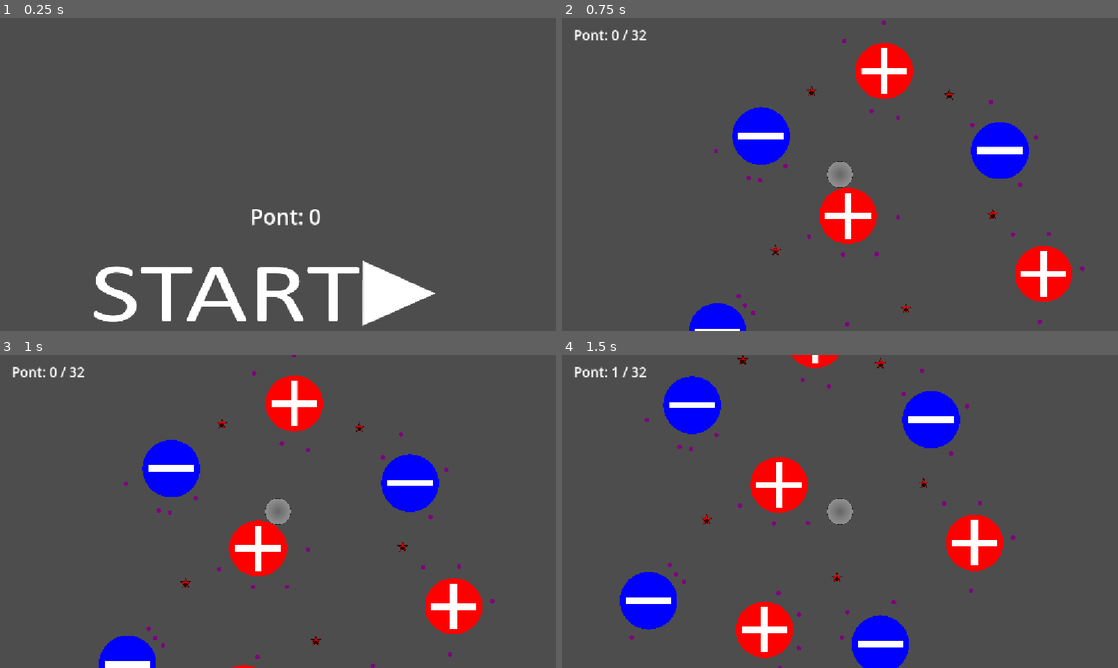
Above: before the commit, frames 1-4 (two rows, left to right).
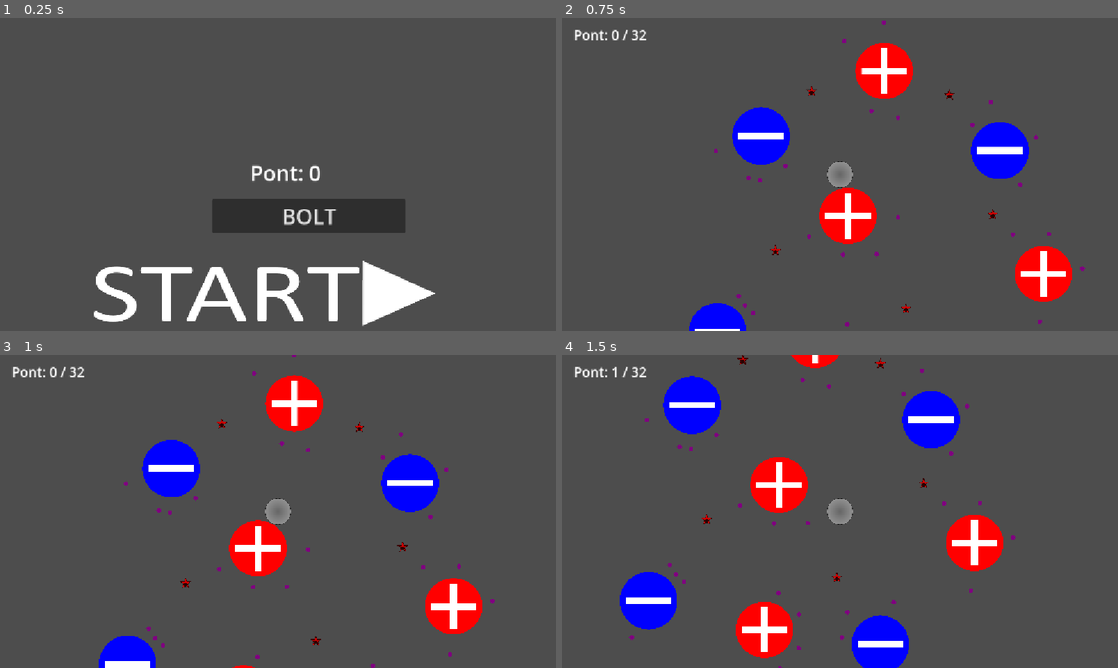
Above: after the commit, the same moments.

Repository: KendeTelbisz/godot_game
Game: Godot game, scene res://scenes/MainMenu.tscn
The game is run twice, just before and just after one commit, with the same random seed, the same clock (stepped at 60 frames per second) and the same inputs.
Inputs (mouse positions are in pixels of both pictures, inside the frame that each line leads up to):
- Up to frame 1 (0.25 s): no input
- Up to frame 2 (0.75 s): click (823, 293) at 0.5 s
- Up to frame 3 (1 s): no input
- Up to frame 4 (1.5 s): hold D (move_right) from 1.28 s (still down); hold Space (toggle_polarity) from 1.28 s (still down)

The runs differ from the first frame. In frame 1, 4.0% of the frame differs, in the area x 38-73%, y 46-69%; in frame 2, nothing differs; in frame 3, nothing differs; in frame 4, nothing differs.

Commit message:
Implement shop system with UI and functionality for upgrading player stats

Diff:
--- a/game/scenes/MainMenu.tscn
+++ b/game/scenes/MainMenu.tscn
@@ -32,11 +32,21 @@
 [node name="ScoreLabel" type="Label" parent="."]
 layout_mode = 0
 offset_left = 178.0
-offset_top = 380.0
+offset_top = 290.0
 offset_right = 1006.0
-offset_bottom = 450.0
+offset_bottom = 360.0
 theme_override_font_sizes/font_size = 44
 text = "Pont: 0"
 horizontal_alignment = 1
 
+[node name="ShopButton" type="Button" parent="."]
+layout_mode = 0
+offset_left = 440.0
+offset_top = 375.0
+offset_right = 840.0
+offset_bottom = 445.0
+theme_override_font_sizes/font_size = 44
+text = "BOLT"
+
 [connection signal="pressed" from="Button" to="Button" method="_on_pressed"]
+[connection signal="pressed" from="ShopButton" to="." method="_on_shop_pressed"]
--- /dev/null
+++ b/game/scenes/SHOP.tscn
@@ -0,0 +1,220 @@
+[gd_scene format=3 uid="uid://e5yyftesxbys"]
+
+[ext_resource type="Script" uid="uid://dlthqr0dytr4e" path="res://scripts/shop.gd" id="1_shop"]
+
+[node name="Control" type="Control" unique_id=739134528]
+layout_mode = 3
+anchors_preset = 15
+anchor_right = 1.0
+anchor_bottom = 1.0
+grow_horizontal = 2
+grow_vertical = 2
+script = ExtResource("1_shop")
+
+[node name="Background" type="ColorRect" parent="." unique_id=1346171620]
+layout_mode = 1
+anchors_preset = 15
+anchor_right = 1.0
+anchor_bottom = 1.0
+grow_horizontal = 2
+grow_vertical = 2
+color = Color(0.043137256, 0.05490196, 0.09411765, 1)
+
+[node name="TitleLabel" type="Label" parent="." unique_id=409632692]
+layout_mode = 0
+offset_left = 176.0
+offset_top = 12.0
+offset_right = 976.0
+offset_bottom = 92.0
+theme_override_colors/font_color = Color(0.9254902, 0.9529412, 1, 1)
+theme_override_font_sizes/font_size = 64
+text = "BOLT"
+horizontal_alignment = 1
+
+[node name="PointsLabel" type="Label" parent="." unique_id=1259331479]
+layout_mode = 0
+offset_left = 176.0
+offset_top = 96.0
+offset_right = 976.0
+offset_bottom = 142.0
+theme_override_colors/font_color = Color(0.6509804, 0.8156863, 1, 1)
+theme_override_font_sizes/font_size = 32
+text = "Pont: 0"
+horizontal_alignment = 1
+
+[node name="Items" type="Control" parent="." unique_id=214039135]
+anchors_preset = 0
+offset_top = 150.0
+offset_right = 1152.0
+offset_bottom = 494.0
+
+[node name="Item0" type="Control" parent="Items" unique_id=2004579258]
+anchors_preset = 0
+offset_right = 1152.0
+offset_bottom = 80.0
+
+[node name="NameLabel" type="Label" parent="Items/Item0" unique_id=1910208711]
+layout_mode = 0
+offset_left = 80.0
+offset_top = 8.0
+offset_right = 700.0
+offset_bottom = 72.0
+theme_override_colors/font_color = Color(0.9254902, 0.9529412, 1, 1)
+theme_override_font_sizes/font_size = 30
+text = "Gyorsaság (szint 0)"
+vertical_alignment = 1
+
+[node name="PriceLabel" type="Label" parent="Items/Item0" unique_id=92041592]
+layout_mode = 0
+offset_left = 720.0
+offset_top = 8.0
+offset_right = 880.0
+offset_bottom = 72.0
+theme_override_colors/font_color = Color(0.96862745, 0.8509804, 0.3647059, 1)
+theme_override_font_sizes/font_size = 27
+text = "10 pont"
+horizontal_alignment = 1
+vertical_alignment = 1
+
+[node name="BuyButton" type="Button" parent="Items/Item0" unique_id=2014080380]
+layout_mode = 0
+offset_left = 900.0
+offset_top = 4.0
+offset_right = 1070.0
+offset_bottom = 76.0
+theme_override_font_sizes/font_size = 27
+text = "Vásárlás"
+
+[node name="Item1" type="Control" parent="Items" unique_id=4599141]
+anchors_preset = 0
+offset_top = 88.0
+offset_right = 1152.0
+offset_bottom = 168.0
+
+[node name="NameLabel" type="Label" parent="Items/Item1" unique_id=1526838547]
+layout_mode = 0
+offset_left = 80.0
+offset_top = 8.0
+offset_right = 700.0
+offset_bottom = 72.0
+theme_override_colors/font_color = Color(0.9254902, 0.9529412, 1, 1)
+theme_override_font_sizes/font_size = 30
+text = "Ugrás (szint 0)"
+vertical_alignment = 1
+
+[node name="PriceLabel" type="Label" parent="Items/Item1" unique_id=938914846]
+layout_mode = 0
+offset_left = 720.0
+offset_top = 8.0
+offset_right = 880.0
+offset_bottom = 72.0
+theme_override_colors/font_color = Color(0.96862745, 0.8509804, 0.3647059, 1)
+theme_override_font_sizes/font_size = 27
+text = "10 pont"
+horizontal_alignment = 1
+vertical_alignment = 1
+
+[node name="BuyButton" type="Button" parent="Items/Item1" unique_id=901087018]
+layout_mode = 0
+offset_left = 900.0
+offset_top = 4.0
+offset_right = 1070.0
+offset_bottom = 76.0
+theme_override_font_sizes/font_size = 27
+text = "Vásárlás"
+
+[node name="Item2" type="Control" parent="Items" unique_id=816826164]
+anchors_preset = 0
+offset_top = 176.0
+offset_right = 1152.0
+offset_bottom = 256.0
+
+[node name="NameLabel" type="Label" parent="Items/Item2" unique_id=159114227]
+layout_mode = 0
+offset_left = 80.0
+offset_top = 8.0
+offset_right = 700.0
+offset_bottom = 72.0
+theme_override_colors/font_color = Color(0.9254902, 0.9529412, 1, 1)
+theme_override_font_sizes/font_size = 30
+text = "Mágnes erő (szint 0)"
+vertical_alignment = 1
+
+[node name="PriceLabel" type="Label" parent="Items/Item2" unique_id=813055556]
+layout_mode = 0
+offset_left = 720.0
+offset_top = 8.0
+offset_right = 880.0
+offset_bottom = 72.0
+theme_override_colors/font_color = Color(0.96862745, 0.8509804, 0.3647059, 1)
+theme_override_font_sizes/font_size = 27
+text = "15 pont"
+horizontal_alignment = 1
+vertical_alignment = 1
+
+[node name="BuyButton" type="Button" parent="Items/Item2" unique_id=121050393]
+layout_mode = 0
+offset_left = 900.0
+offset_top = 4.0
+offset_right = 1070.0
+offset_bottom = 76.0
+theme_override_font_sizes/font_size = 27
+text = "Vásárlás"
+
+[node name="Item3" type="Control" parent="Items" unique_id=1708857987]
+anchors_preset = 0
+offset_top = 264.0
+offset_right = 1152.0
+offset_bottom = 344.0
+
+[node name="NameLabel" type="Label" parent="Items/Item3" unique_id=1403498824]
+layout_mode = 0
+offset_left = 80.0
+offset_top = 8.0
+offset_right = 700.0
+offset_bottom = 72.0
+theme_override_colors/font_color = Color(0.9254902, 0.9529412, 1, 1)
+theme_override_font_sizes/font_size = 30
+text = "Mágnes sebesség (szint 0)"
+vertical_alignment = 1
+
+[node name="PriceLabel" type="Label" parent="Items/Item3" unique_id=659151930]
+layout_mode = 0
+offset_left = 720.0
+offset_top = 8.0
+offset_right = 880.0
+offset_bottom = 72.0
+theme_override_colors/font_color = Color(0.96862745, 0.8509804, 0.3647059, 1)
+theme_override_font_sizes/font_size = 27
+text = "15 pont"
+horizontal_alignment = 1
+vertical_alignment = 1
+
+[node name="BuyButton" type="Button" parent="Items/Item3" unique_id=1847223106]
+layout_mode = 0
+offset_left = 900.0
+offset_top = 4.0
+offset_right = 1070.0
+offset_bottom = 76.0
+theme_override_font_sizes/font_size = 27
+text = "Vásárlás"
+
+[node name="MessageLabel" type="Label" parent="." unique_id=1123656086]
+layout_mode = 0
+offset_left = 176.0
+offset_top = 498.0
+offset_right = 976.0
+offset_bottom = 544.0
+theme_override_colors/font_color = Color(0.5058824, 1, 0.5647059, 1)
+theme_override_font_sizes/font_size = 28
+horizontal_alignment = 1
+vertical_alignment = 1
+
+[node name="BackButton" type="Button" parent="." unique_id=1918839728]
+layout_mode = 0
+offset_left = 60.0
+offset_top = 552.0
+offset_right = 280.0
+offset_bottom = 620.0
+theme_override_font_sizes/font_size = 32
+text = "Vissza"
--- a/game/scenes/node_2d.tscn
+++ b/game/scenes/node_2d.tscn
@@ -14,9 +14,9 @@
 [node name="Node2D" type="Node2D" unique_id=2050736834]
 script = ExtResource("8_game")
 
-[node name="HUD" type="CanvasLayer" parent="."]
+[node name="HUD" type="CanvasLayer" parent="." unique_id=1268172627]
 
-[node name="PointsLabel" type="Label" parent="HUD"]
+[node name="PointsLabel" type="Label" parent="HUD" unique_id=309389622]
 offset_left = 24.0
 offset_top = 16.0
 offset_right = 420.0
--- a/game/scripts/game_data.gd
+++ b/game/scripts/game_data.gd
@@ -9,6 +9,12 @@
 	return {
 		"points": 0,
 		"deaths": 0,
+		"shop": {
+			"speed": 0,
+			"jump": 0,
+			"magnet_force": 0,
+			"magnet_speed": 0
+		},
 		"player": {
 			"speed": 700.0,
 			"acceleration": 6000.0,
@@ -79,6 +85,33 @@
 	save()
 
 
+static func spend_points(amount: int) -> bool:
+	if amount <= 0 or amount > get_points():
+		return false
+	data()["points"] = get_points() - amount
+	save()
+	return true
+
+
+static func get_shop_level(id: String) -> int:
+	var shop: Dictionary = data().get("shop", {})
+	return int(shop.get(id, 0))
+
+
+static func add_shop_level(id: String) -> void:
+	var shop: Dictionary = data().get("shop", {})
+	shop[id] = int(shop.get(id, 0)) + 1
+	data()["shop"] = shop
+	save()
+
+
+static func add_player_stat(key: String, amount: float) -> void:
+	var stats: Dictionary = data().get("player", {})
+	stats[key] = float(stats.get(key, 0.0)) + amount
+	data()["player"] = stats
+	save()
+
+
 static func apply_player_stats(player: Node) -> void:
 	var stats: Dictionary = data().get("player", {})
 	for key in stats:
--- a/game/scripts/menu.gd
+++ b/game/scripts/menu.gd
@@ -8,3 +8,7 @@
 func _ready() -> void:
 	GameData.reload()
 	score_label.text = "Pont: %d" % GameData.get_points()
+
+
+func _on_shop_pressed() -> void:
+	get_tree().change_scene_to_file("res://scenes/SHOP.tscn")
--- a/game/scripts/player.gd
+++ b/game/scripts/player.gd
@@ -23,6 +23,7 @@
 @export var max_magnetic_speed: float = 2500.0
 @export var magnet_contact_tolerance: float = 24.0
 
+@onready var PolarityCh := $AudioStreamPlayer2D
 @onready var magnet_sensor: Area2D = get_node_or_null("magnetSensor")
 
 var points: int = 0
@@ -36,14 +37,18 @@
 	points += 1
 
 
+
 func _unhandled_input(event: InputEvent) -> void:
 	if event.is_action_pressed("toggle_polarity"):
 		if current_polarity == Polarity.NORTH:
 			current_polarity = Polarity.SOUTH
 			print("Pólus váltva: DÉL (SOUTH)")
+			PolarityCh.play()
+
 		else:
 			current_polarity = Polarity.NORTH
 			print("Pólus váltva: ÉSZAK (NORTH)")
+			PolarityCh.play()
 
 
 func _physics_process(delta: float) -> void:
--- /dev/null
+++ b/game/scripts/shop.gd
@@ -0,0 +1,90 @@
+extends Control
+
+const GameData := preload("res://scripts/game_data.gd")
+const MAIN_MENU := "res://scenes/MainMenu.tscn"
+
+const ITEMS := [
+	{
+		"id": "speed",
+		"name": "Gyorsaság",
+		"stat": "speed",
+		"step": 100.0,
+		"base_cost": 10,
+		"cost_step": 5,
+	},
+	{
+		"id": "jump",
+		"name": "Ugrás",
+		"stat": "jump_velocity",
+		"step": -150.0,
+		"base_cost": 10,
+		"cost_step": 5,
+	},
+	{
+		"id": "magnet_force",
+		"name": "Mágnes erő",
+		"stat": "magnetic_strength_multiplier",
+		"step": 2000000000.0,
+		"base_cost": 15,
+		"cost_step": 10,
+	},
+	{
+		"id": "magnet_speed",
+		"name": "Mágnes sebesség",
+		"stat": "max_magnetic_speed",
+		"step": 250.0,
+		"base_cost": 15,
+		"cost_step": 10,
+	},
+]
+
+@onready var points_label: Label = $PointsLabel
+@onready var message_label: Label = $MessageLabel
+@onready var back_button: Button = $BackButton
+
+var rows: Array = []
+
+
+func _ready() -> void:
+	GameData.reload()
+	for index in ITEMS.size():
+		var row := {
+			"item": ITEMS[index],
+			"name_label": get_node("Items/Item%d/NameLabel" % index),
+			"price_label": get_node("Items/Item%d/PriceLabel" % index),
+			"buy_button": get_node("Items/Item%d/BuyButton" % index),
+		}
+		row["buy_button"].pressed.connect(_on_buy_pressed.bind(index))
+		rows.append(row)
+	back_button.pressed.connect(_on_back_pressed)
+	_refresh()
+
+
+func _cost(item: Dictionary) -> int:
+	return int(item["base_cost"]) + GameData.get_shop_level(item["id"]) * int(item["cost_step"])
+
+
+func _refresh() -> void:
+	points_label.text = "Pont: %d" % GameData.get_points()
+	for row in rows:
+		var item: Dictionary = row["item"]
+		var cost := _cost(item)
+		row["name_label"].text = "%s (szint %d)" % [item["name"], GameData.get_shop_level(item["id"])]
+		row["price_label"].text = "%d pont" % cost
+		row["buy_button"].disabled = GameData.get_points() < cost
+
+
+func _on_buy_pressed(index: int) -> void:
+	var item: Dictionary = rows[index]["item"]
+	var cost := _cost(item)
+	if not GameData.spend_points(cost):
+		message_label.text = "Nincs elég pontod!"
+		return
+	GameData.add_player_stat(item["stat"], item["step"])
+	GameData.add_shop_level(item["id"])
+	message_label.text = "%s fejlesztve!" % item["name"]
+	_refresh()
+
+
+func _on_back_pressed() -> void:
+	get_tree().change_scene_to_file(MAIN_MENU)
Not shown: 1 places in game/scenes/node_2d.tscn that only renumber resources
Not shown, added: game/scripts/shop.gd.uid
